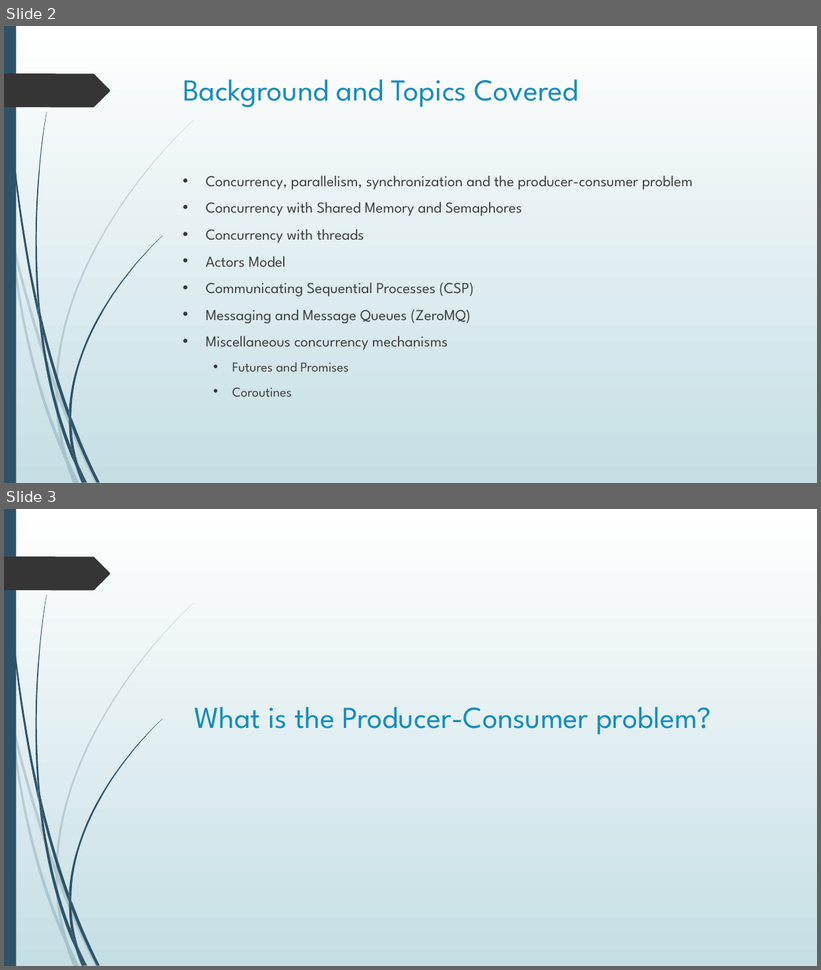
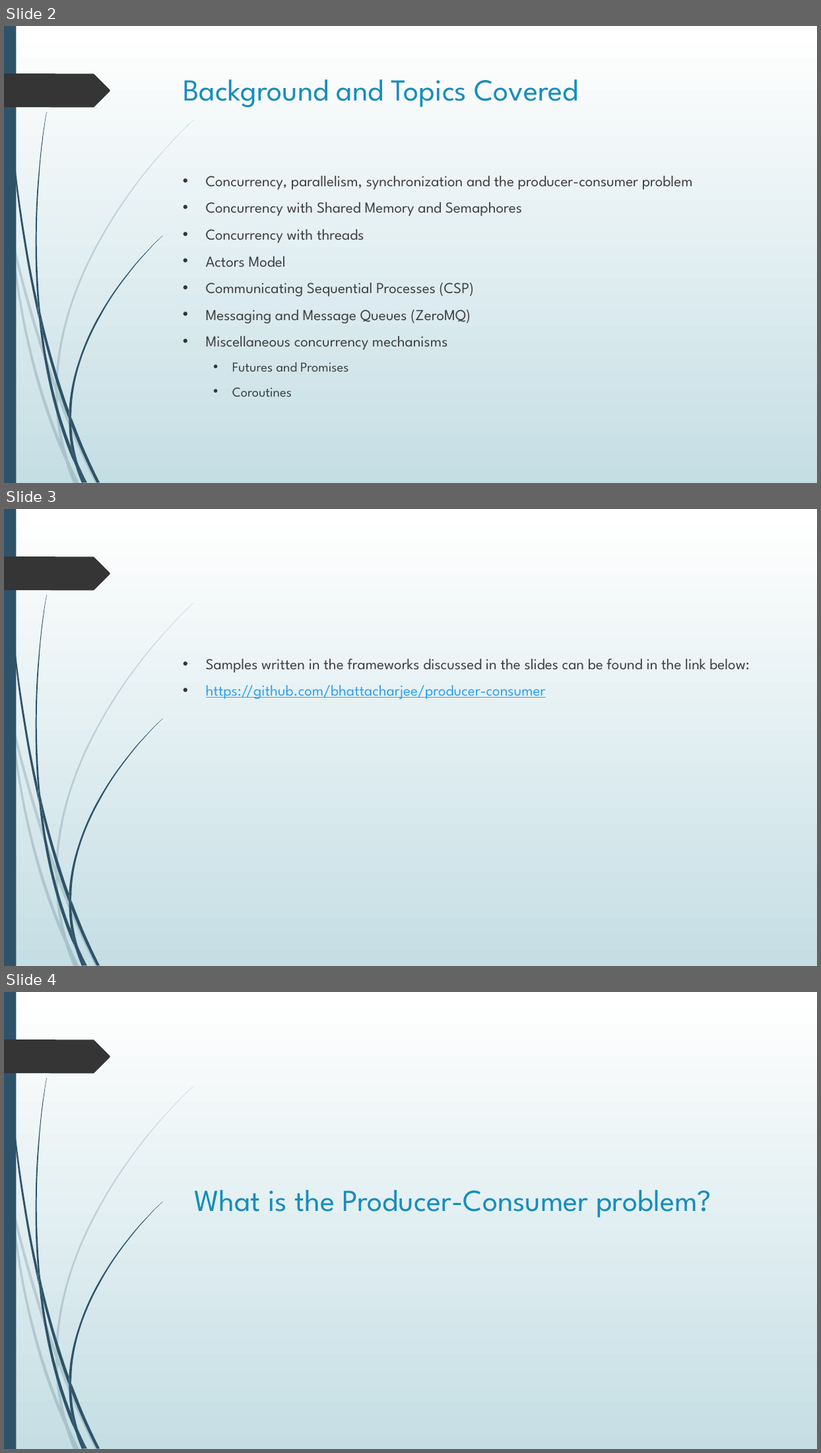
Before and after one commit to bhattacharjee/producer-consumer, a slide deck: Presentation1.pptx. Shown one above the other, each under a label of ours: slides 2 and 3 before the commit, slides 2, 3 and 4 after it. The pictures are 821x970 and 821x1453 pixels, drawn with LibreOffice and Linux fonts; fonts in the diff are those of the drawing. Boxes give left, top, right and bottom in pixels: in the first picture for what was removed or moved away, otherwise in the second. Text is boxed around its words. In the diff, an @@ line names an element or a change of style, - is before the commit and + after.

```diff
--- a/Presentation1.pptx
+++ b/Presentation1.pptx
@@ slide 3 added at [4,509,817,966], background gradient #FFFFFF to #C5DEE5; not listed: 24 template elements that a slide beside it also shows @@
@@ text added at [206,659,749,699], 18 pt, text #404040 @@
+• Samples written in the frameworks discussed in the slides can be found in the link below:
+• https://github.com/bhattacharjee/producer-consumer
@@ what was slide 3 is now slide 4 @@
```
Also in this commit, not shown: 3 slides changed.
